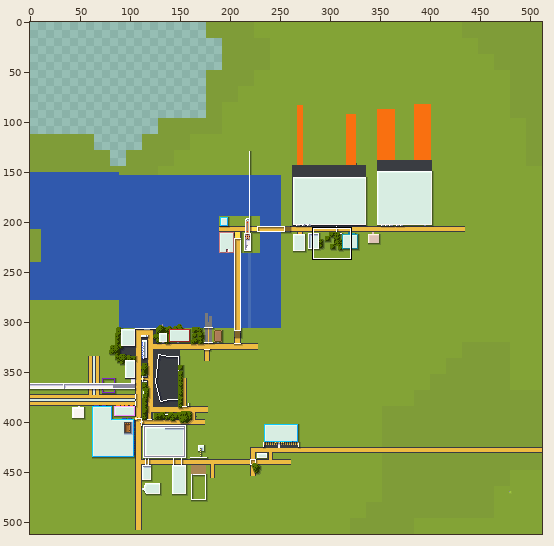
One commit to this sprite sheet: tiles/-3,-2.png. The first picture is a wide view before the edit; the outline marks the close-up.
Close-up. Before the edit:
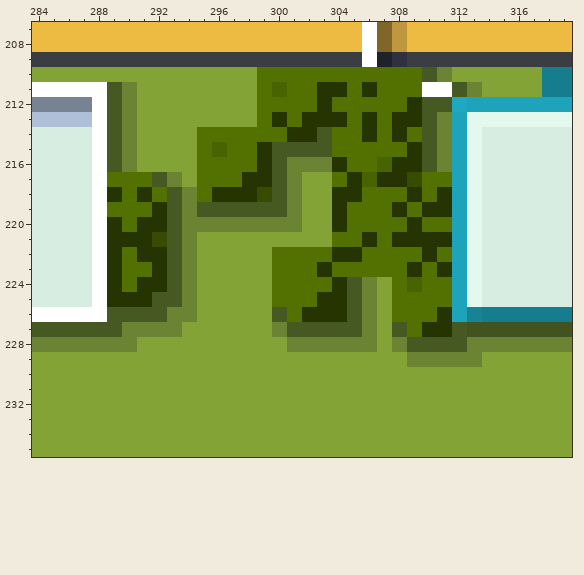
The file is 512x512 pixels. Colours within 5 levels of each other are drawn and written as one. Shown: x 284..319, y 207..235. The commit also changed other parts of the picture, which this record leaves out.
After:
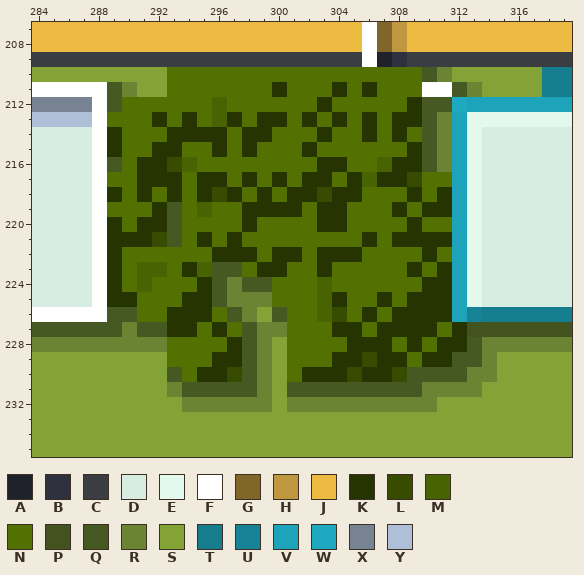
Palette (. is transparent): A #20222b  B #2f313f  C #3a3d42  D #d8ede2  E #e3f9ed  F #ffffff  G #81662a  H #bf973f  J #edbb42  K #263401  L #384c01  M #486301  N #537101  P #425320  Q #475923  R #6a8433  S #83a336  T #167d8f  U #178396  V #1da3ba  W #1ea9c1  X #778292  Y #aebfd7
Changes in this commit:
Changed rows in their new state; - is an unchanged pixel.
first column x 289:
210 ----NNNNNN----------------
211 ----NNNNNN-K--N-----------
212 -NNNNNNMNN----------------
213 NNNKNKNMKNK---N-----------
214 KNNNKKKK-KK-NNK-----------
215 KNNKKN-K-KNNNKN-----------
216 -NKKLM----NNNNK-----------
217 --KKKNKK--NKNKK-----------
218 ----KNKL-NKNKKL-----------
219 -----NMNNKKKKNK-----------
220 -----NNNNKNNNNK-----------
221 -----NKNKNNNNNN-----------
222 --NNNNNKKKNKK-K-----------
223 --MMNKMQQNKK--------------
224 --MNNNKQRQQ---MNNNN-NKK---
225 --NNNKKQRRR---M-NNK-KKK---
226 --NNKKKNQR---NMLNKNKKK----
227 --QQKKNKNQR-NNNKKNKKK-NK--
228 --RRNNNNKQR-NNNNKKKNKNKKQ-
229 ----NNNKKQR-NNNKKLKKNKKQQR
230 ----QNKKLQR-NKKKLKKLQQQQRR
231 ----RQQQQQR-QQQQQQQQQRRRR-
232 -----RRRRRR-RRRRRRRRRR----
Pixel boxes of the changes (left, top, right, bottom) in both close-ups:
changed: (107, 67, 497, 412)
